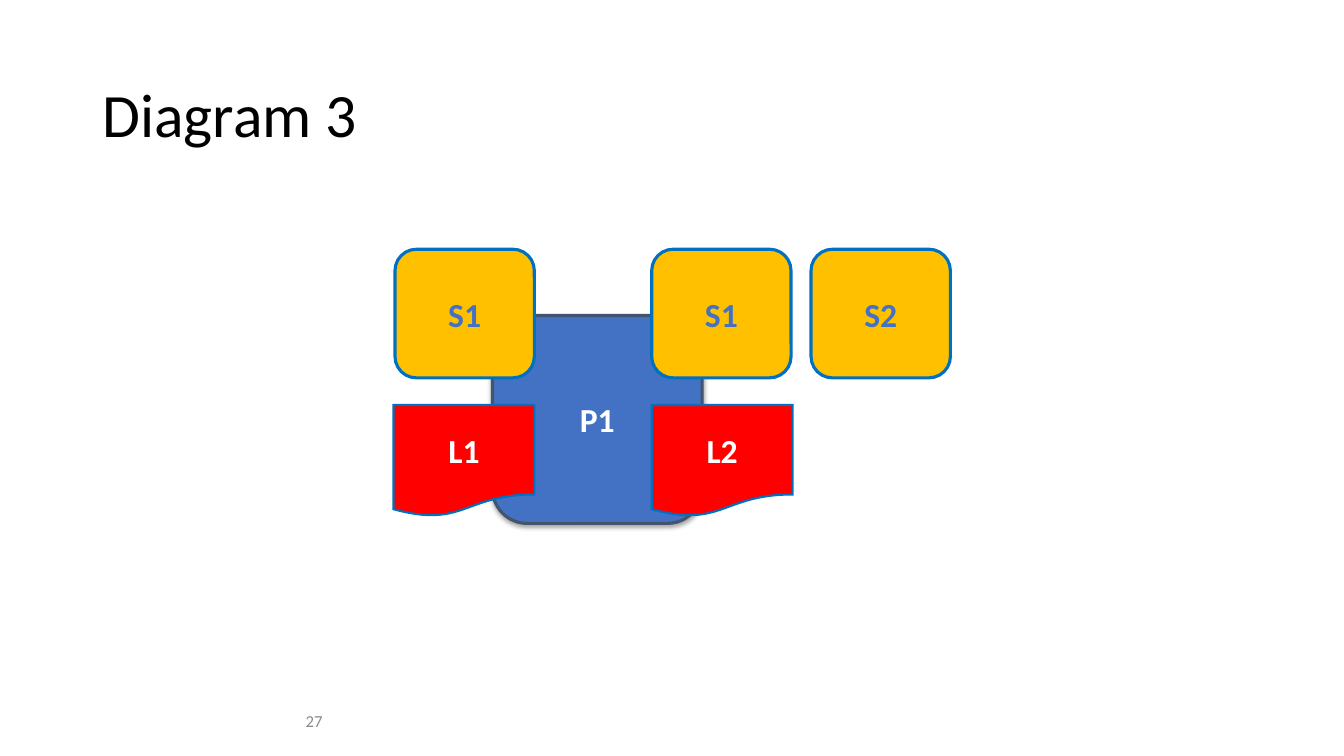
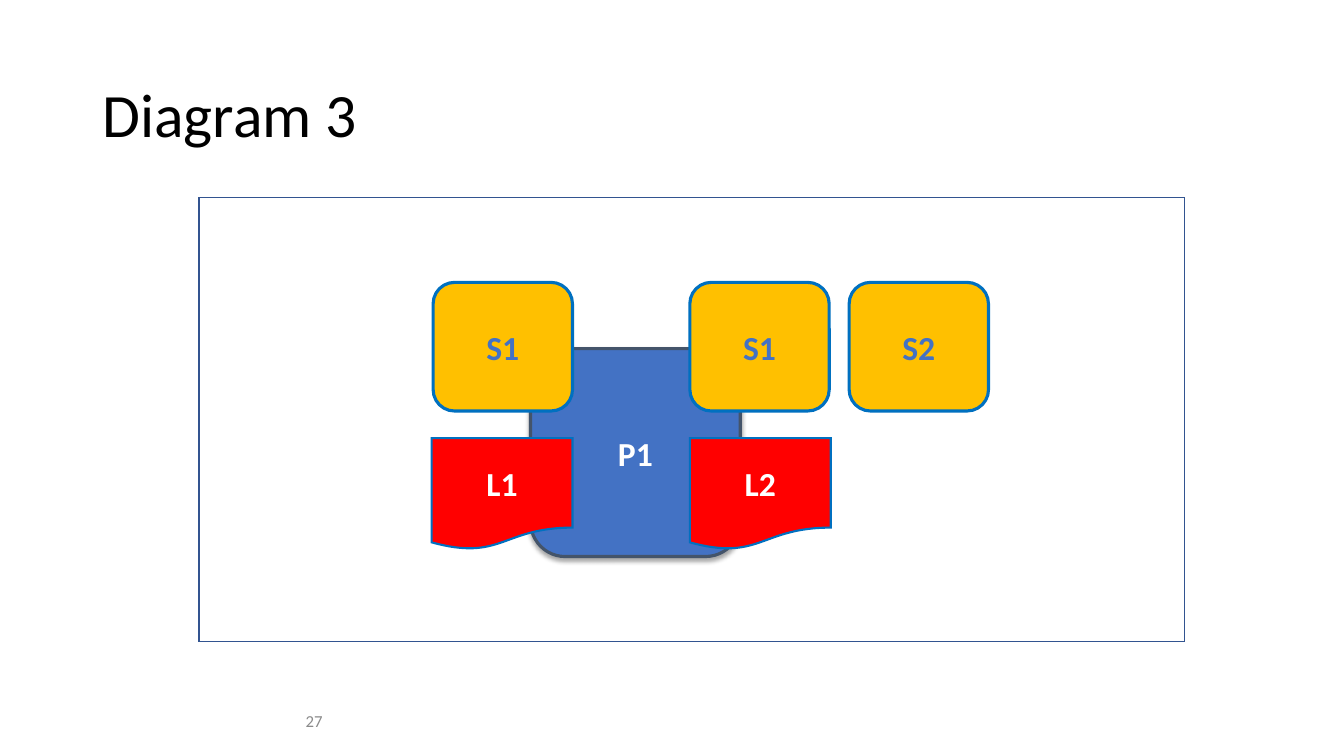
Before and after one commit to FabricTOC/FabricTOC, a slide deck: slide 27 of docs/OtherSourceMaterial/Diagrams.pptx. Drawn at 1344x756 pixels with LibreOffice and Linux fonts; fonts in the diff are those of the drawing. Boxes give left, top, right and bottom in pixels: in the first picture for what was removed or moved away, otherwise in the second. Text is boxed around its words. In the diff, an @@ line names an element or a change of style, - is before the commit and + after.

```diff
--- a/docs/OtherSourceMaterial/Diagrams.pptx
+++ b/docs/OtherSourceMaterial/Diagrams.pptx
@@ rectangle added at [199,198,1185,641], outline #325491 1 pt @@
@@ rounded rectangle "S2": place and size @@
-rounded rectangle "S2" at [812,249,951,378]
+rounded rectangle "S2" at [849,282,988,411]
@@ rounded rectangle "P1": place and size @@
-rounded rectangle "P1" at [493,316,703,523]
+rounded rectangle "P1" at [530,349,740,557]
@@ 2 rounded rectangles, 2 flow chart documents: place and size @@
-2 rounded rectangles, 2 flow chart documents at [393,249,793,517]
+2 rounded rectangles, 2 flow chart documents at [432,282,831,551]
```
Also in this commit, not shown: 9 other slides changed, 10 other files.
